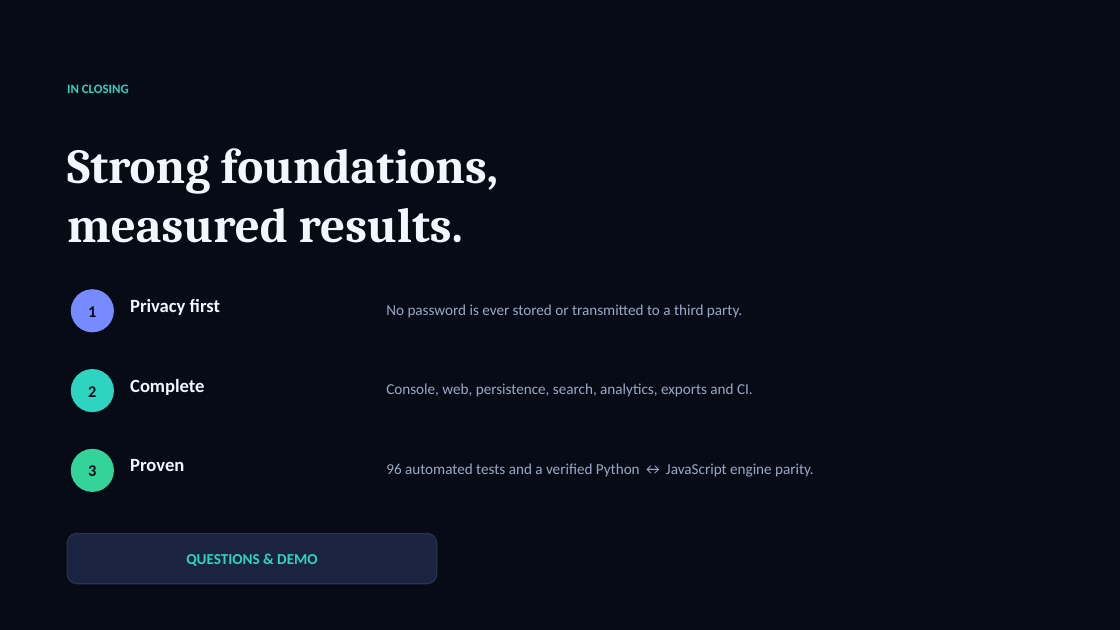
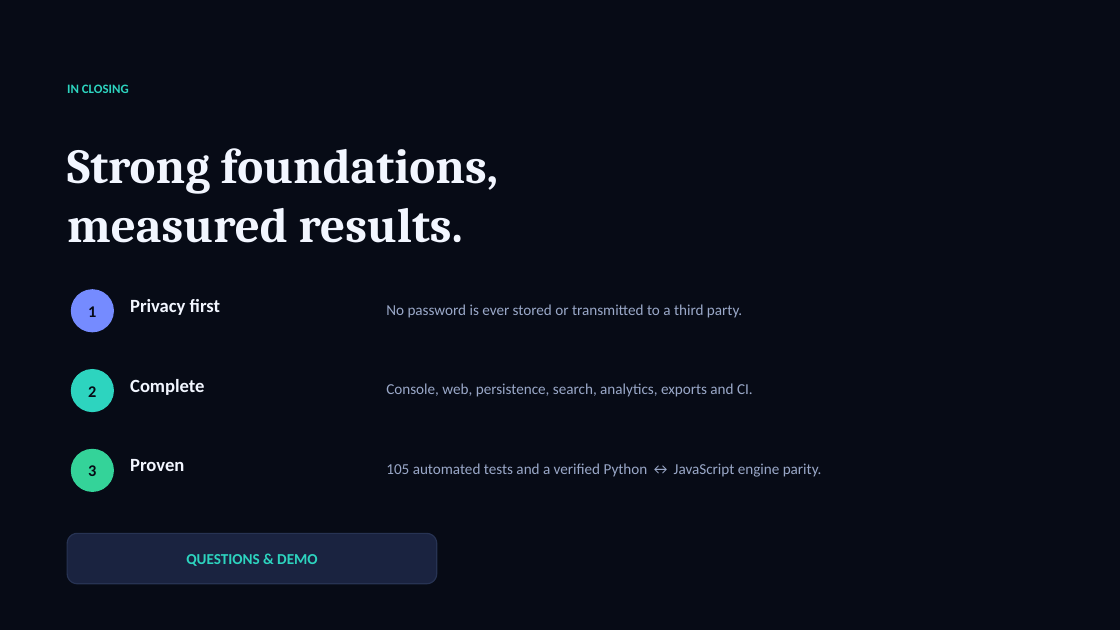
Before and after one commit to CHERRY-TEC/password-strength-checker, a slide deck: slide 14 of PasswordStrengthChecker_Presentation.pptx (slide 13 before the commit). Drawn at 1120x630 pixels with LibreOffice and Linux fonts; fonts in the diff are those of the drawing. Boxes give left, top, right and bottom in pixels: in the first picture for what was removed or moved away, otherwise in the second. Text is boxed around its words. In the diff, an @@ line names an element or a change of style, - is before the commit and + after.

```diff
--- a/PasswordStrengthChecker_Presentation.pptx
+++ b/PasswordStrengthChecker_Presentation.pptx
@@ text at (386, 463, 822, 477): text changed @@
-96 automated tests and a verified Python ↔ JavaScript engine parity.
+105 automated tests and a verified Python ↔ JavaScript engine parity.
```
Also in this commit, not shown: 1 other slide changed, 1 slide added, 16 other files.
